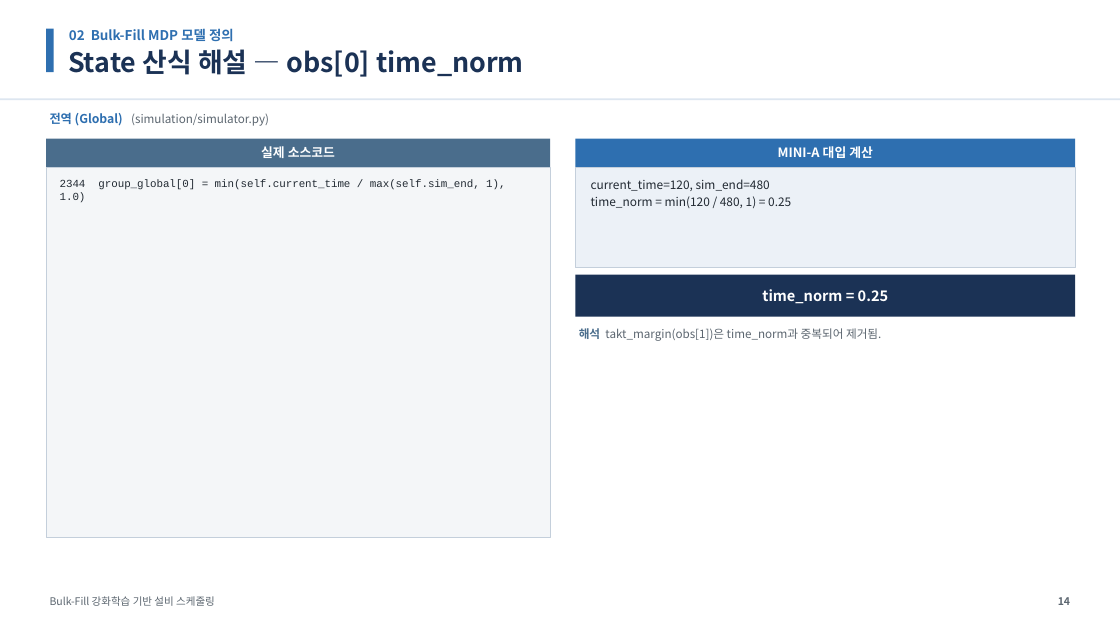
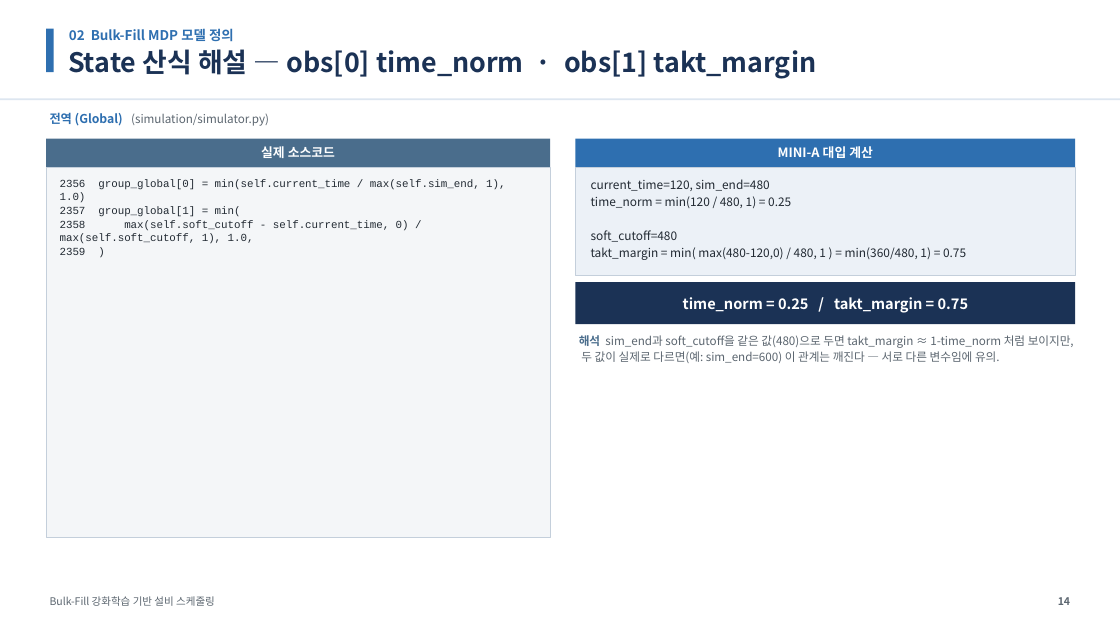
Before and after one commit to relighting123/pjt_scheduling, a slide deck: slide 14 of docs/BulkFill_스케줄링_발표자료.pptx. Drawn at 1120x630 pixels with LibreOffice and Linux fonts; fonts in the diff are those of the drawing. Boxes give left, top, right and bottom in pixels: in the first picture for what was removed or moved away, otherwise in the second. Text is boxed around its words. In the diff, an @@ line names an element or a change of style, - is before the commit and + after.

```diff
--- a/docs/BulkFill_스케줄링_발표자료.pptx
+++ b/docs/BulkFill_스케줄링_발표자료.pptx
@@ text at box(68, 49, 817, 79): text changed @@
-State 산식 해설 — obs[0] time_norm
+State 산식 해설 — obs[0] time_norm · obs[1] takt_margin
@@ text at box(60, 179, 505, 255): text changed @@
-2344 group_global[0] = min(self.current_time / max(self.sim_end, 1), 1.0)
+2356 group_global[0] = min(self.current_time / max(self.sim_end, 1), 1.0)
+2357 group_global[1] = min(
+2358 max(self.soft_cutoff - self.current_time, 0) / max(self.soft_cutoff, 1), 1.0,
+2359 )
@@ rectangle: place and size @@
-rectangle at box(576, 167, 1075, 268)
+rectangle at box(576, 167, 1075, 276)
@@ text at box(591, 230, 966, 260): paragraphs added @@
+soft_cutoff=480
+takt_margin = min( max(480-120,0) / 480, 1 ) = min(360/480, 1) = 0.75
@@ rectangle: place and size @@
-rectangle at box(576, 275, 1075, 317)
+rectangle at box(576, 282, 1075, 324)
@@ text at box(683, 297, 969, 313): text changed @@
-time_norm = 0.25
+time_norm = 0.25 / takt_margin = 0.75
@@ text at box(579, 335, 1074, 363): text changed @@
-해석 takt_margin(obs[1])은 time_norm과 중복되어 제거됨.
+해석 sim_end과 soft_cutoff을 같은 값(480)으로 두면 takt_margin ≈ 1-time_norm 처럼 보이지만, 두 값이 실제로 다르면(예: sim_end=600) 이 관계는 깨진다 — 서로 다른 변수임에 유의.
```
Also in this commit, not shown: 42 other slides changed, 1 slide added, 4 other files.
